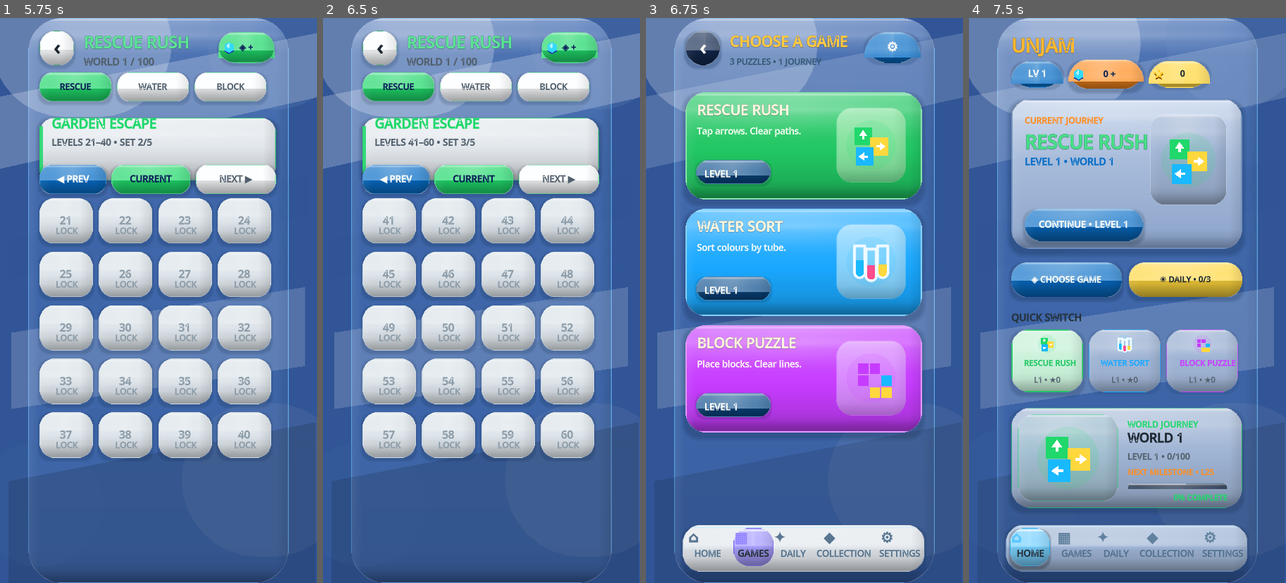
Above: before the commit, frames 1-4 (left to right).
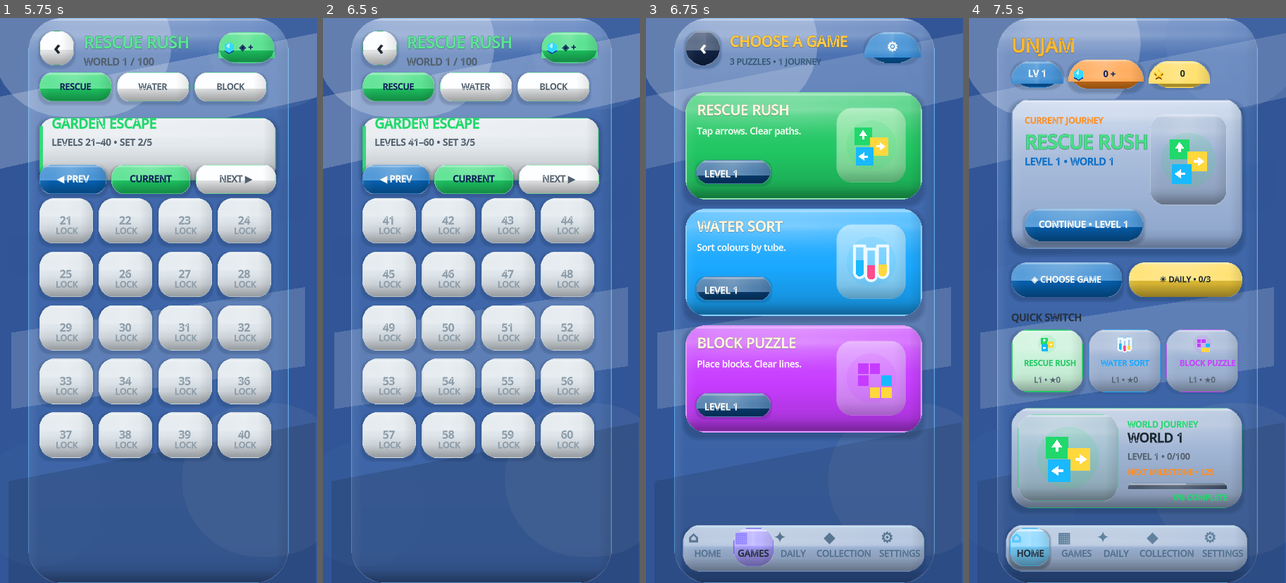
Above: after the commit, the same moments.

Repository: eghosa001/unjam
Game: Godot game, scene res://scenes/Main.tscn
Two runs of this game, one before a commit and one after it. Both use one fixed random seed, a clock stepped at 60 frames per second and the inputs below.
Inputs:
- Up to frame 1 (5.75 s): click "CONTINUE • LEVEL 1" at 0.5 s; click "PLAY NOW" at 1.25 s; click "↻ RESTART" at 2 s; click "↻ RESTART" at 2.75 s; click "↻ RESTART" at 3.5 s; click "←" at 4.25 s; click "NEXT ▶" at 5 s
- Up to frame 2 (6.5 s): click "NEXT ▶" at 5.75 s
- Up to frame 3 (6.75 s): click "‹" at 6.5 s
- Up to frame 4 (7.5 s): click "‹" at 7.25 s

Frames 1-2 are identical in both runs. In frame 3, 5.0% of the frame differs, in the area x 11-88%, y 89-98%; in frame 4, nothing differs.

Commit message:
Shift Games shell to primary-blue monochrome

Diff:
--- a/scripts/ui/premium_live_hub_3d.gd
+++ b/scripts/ui/premium_live_hub_3d.gd
@@ -4,24 +4,24 @@
 const FLAT_GAME_LOGO_SCRIPT = preload("res://scripts/ui/unjam_flat_game_logo.gd")
 
 const BG_TOP := Color("#4f76b8")
-const BG_MID := Color("#e7ebef")
+const BG_MID := Color("#8ea8d1")
 const BG_BOTTOM := Color("#315596")
 const NAVY := Color("#1f2933")
 const INK := Color("#26323d")
 const MUTED := Color("#52606d")
 const OFF_WHITE := Color(1.0, 0.995, 0.97)
 const CYAN := Color(0.14, 0.68, 1.0)
-const DARK_TOP := Color("#242b33")
-const DARK_MID := Color("#1d232a")
-const DARK_BOTTOM := Color("#161b22")
+const DARK_TOP := Color("#1b2742")
+const DARK_MID := Color("#131d33")
+const DARK_BOTTOM := Color("#0c1324")
 const DARK_INK := Color("#f5f7fa")
 const DARK_MUTED := Color("#a7b1bc")
 const SCENE_TOP := Color("#4f76b8")
 const SCENE_MID := Color("#3f67aa")
 const SCENE_BOTTOM := Color("#315596")
-const DARK_SCENE_TOP := Color("#252c34")
-const DARK_SCENE_MID := Color("#242b33")
-const DARK_SCENE_BOTTOM := Color("#14191f")
+const DARK_SCENE_TOP := Color("#1b2742")
+const DARK_SCENE_MID := Color("#1b2742")
+const DARK_SCENE_BOTTOM := Color("#0c1324")
 
 var figma_canvas: FigmaReferenceCanvas
 
@@ -175,8 +175,8 @@
 	var shell := PanelContainer.new()
 	shell.name = "SelectorBottomNav"
 	RefCanvas.add_shadow(canvas, Rect2(13, 757, 362, 70), 18, Color(0.02,0.10,0.18,0.16), 5, Vector2(0,4))
-	var nav_fill := Color("#20272f") if _selector_dark() else Color("#e3e8ed")
-	var nav_border := Color("#34404c") if _selector_dark() else Color("#c3cbd3")
+	var nav_fill := Color("#18243b") if _selector_dark() else Color("#9fb5d5")
+	var nav_border := Color("#314467") if _selector_dark() else Color("#6f8fbd")
 	shell.add_theme_stylebox_override("panel", RefCanvas.rounded_gradient3(nav_fill.lightened(0.12), nav_fill, nav_fill.darkened(0.10), 18, nav_border, 1, 0.40))
 	RefCanvas.set_rect(shell, 13, 757, 362, 70)
 	shell.mouse_filter = Control.MOUSE_FILTER_IGNORE
